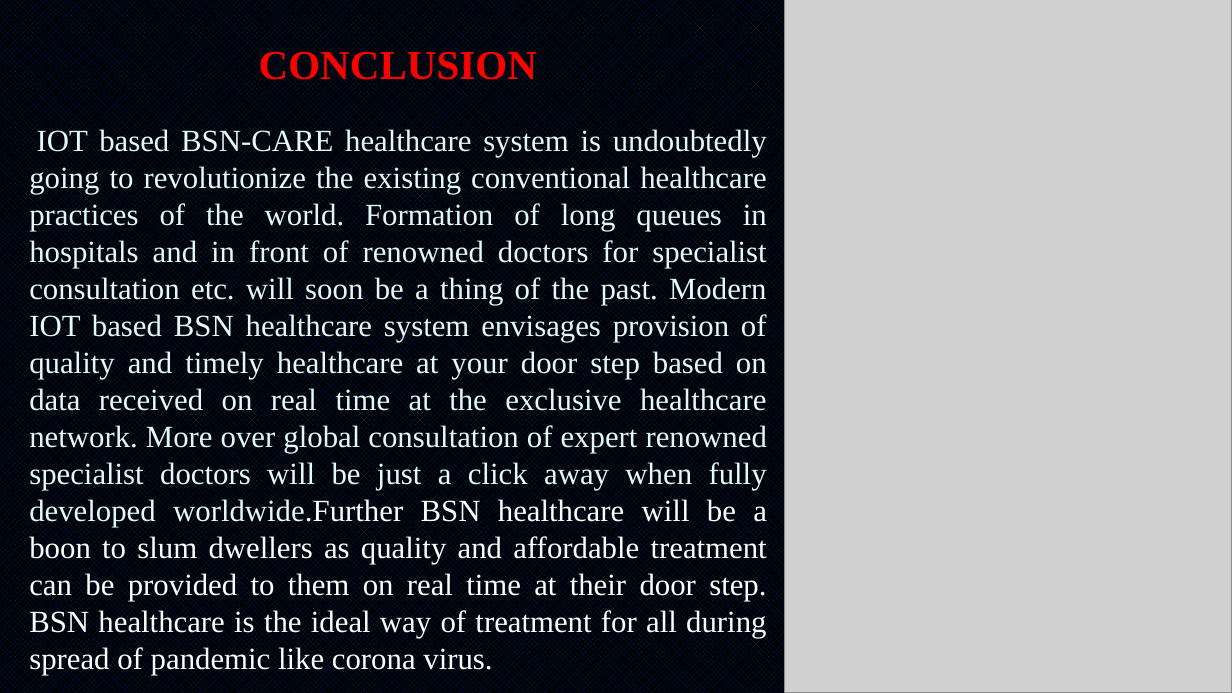
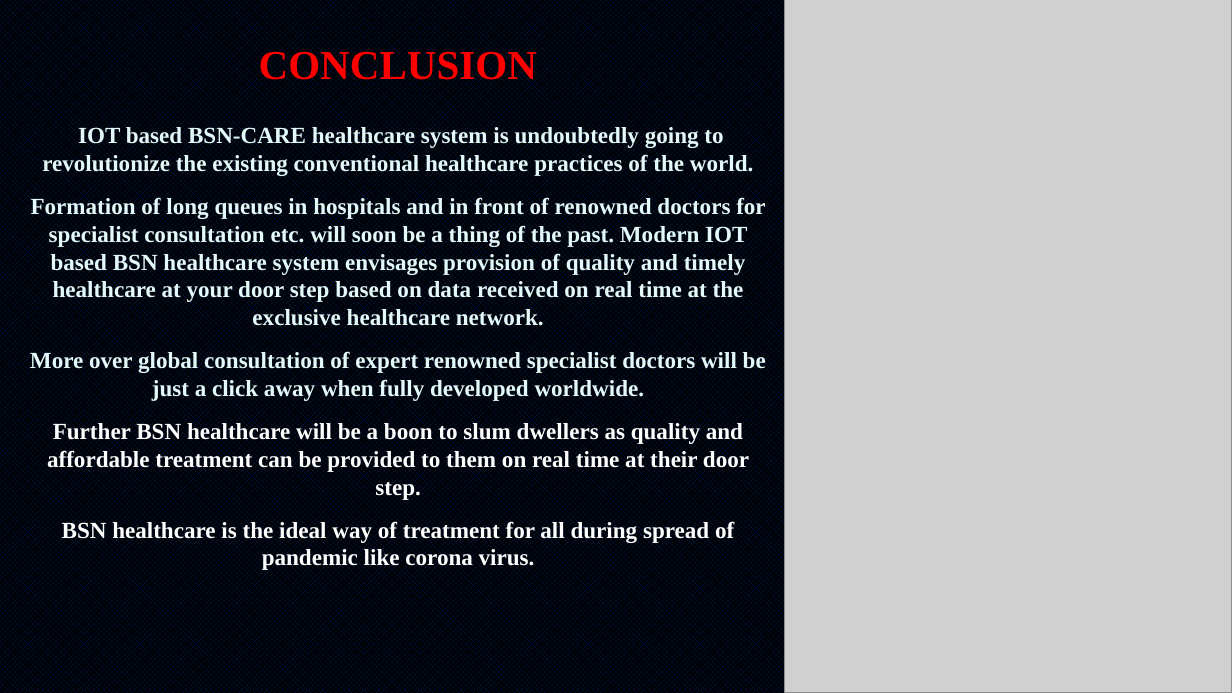
Before and after one commit to Lekshmisr95/body-sensor-network, a slide deck: slide 22 of Presentation Cover Option 1.pptx. Drawn at 1232x693 pixels with LibreOffice and Linux fonts; fonts in the diff are those of the drawing; grey boxes stand for pictures. Boxes give left, top, right and bottom in pixels: in the first picture for what was removed or moved away, otherwise in the second. Text is boxed around its words. In the diff, an @@ line names an element or a change of style, - is before the commit and + after.

```diff
--- a/Presentation Cover Option 1.pptx
+++ b/Presentation Cover Option 1.pptx
@@ subtitle at (x1=30, y1=127, x2=766, y2=571): text changed; size 24 to 18 pt; bold on @@
-IOT based BSN-CARE healthcare system is undoubtedly going to revolutionize the existing conventional healthcare practices of the world. Formation of long queues in hospitals and in front of renowned doctors for specialist consultation etc. will soon be a thing of the past. Modern IOT based BSN healthcare system envisages provision of quality and timely healthcare at your door step based on data received on real time at the exclusive healthcare network. More over global consultation of expert renowned specialist doctors will be just a click away when fully developed worldwide.Further BSN healthcare will be a boon to slum dwellers as quality and affordable treatment can be provided to them on real time at their door step. BSN healthcare is the ideal way of treatment for all during spread of pandemic like corona virus.
+IOT based BSN-CARE healthcare system is undoubtedly going to revolutionize the existing conventional healthcare practices of the world.
+Formation of long queues in hospitals and in front of renowned doctors for specialist consultation etc. will soon be a thing of the past. Modern IOT based BSN healthcare system envisages provision of quality and timely healthcare at your door step based on data received on real time at the exclusive healthcare network.
+More over global consultation of expert renowned specialist doctors will be just a click away when fully developed worldwide.
+Further BSN healthcare will be a boon to slum dwellers as quality and affordable treatment can be provided to them on real time at their door step.
+BSN healthcare is the ideal way of treatment for all during spread of pandemic like corona virus.
```
Also in this commit, not shown: 8 other slides changed, 1 slide added, 1 slide removed, 1 other file.
